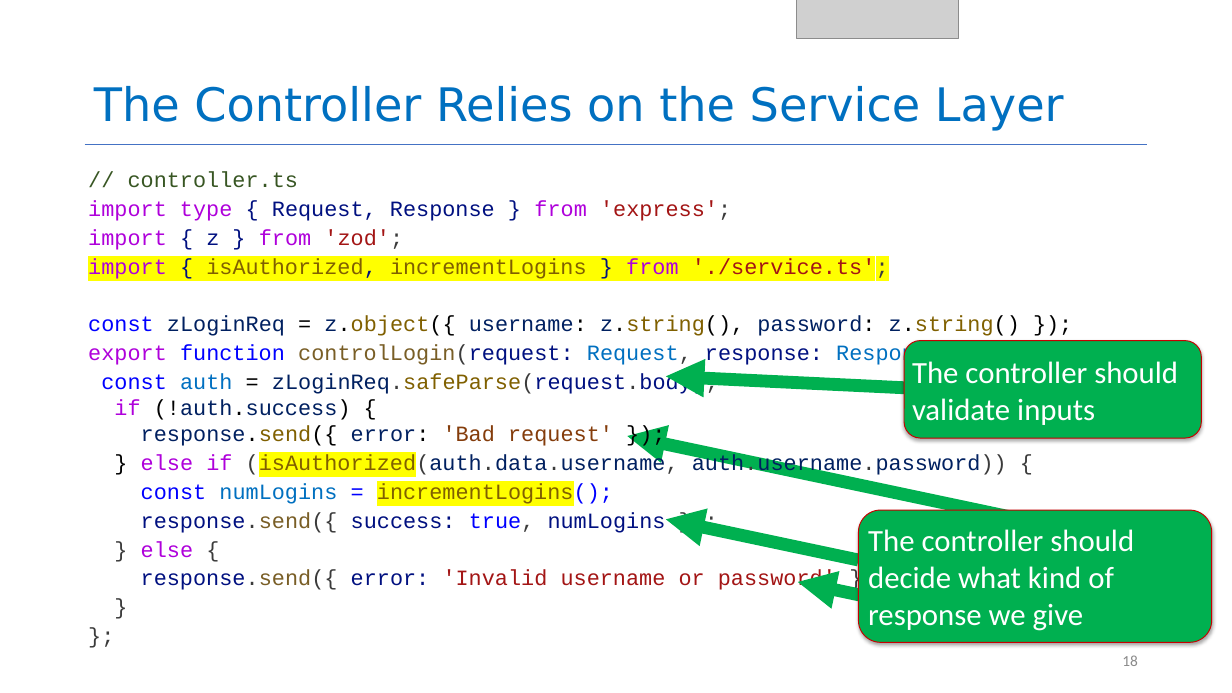
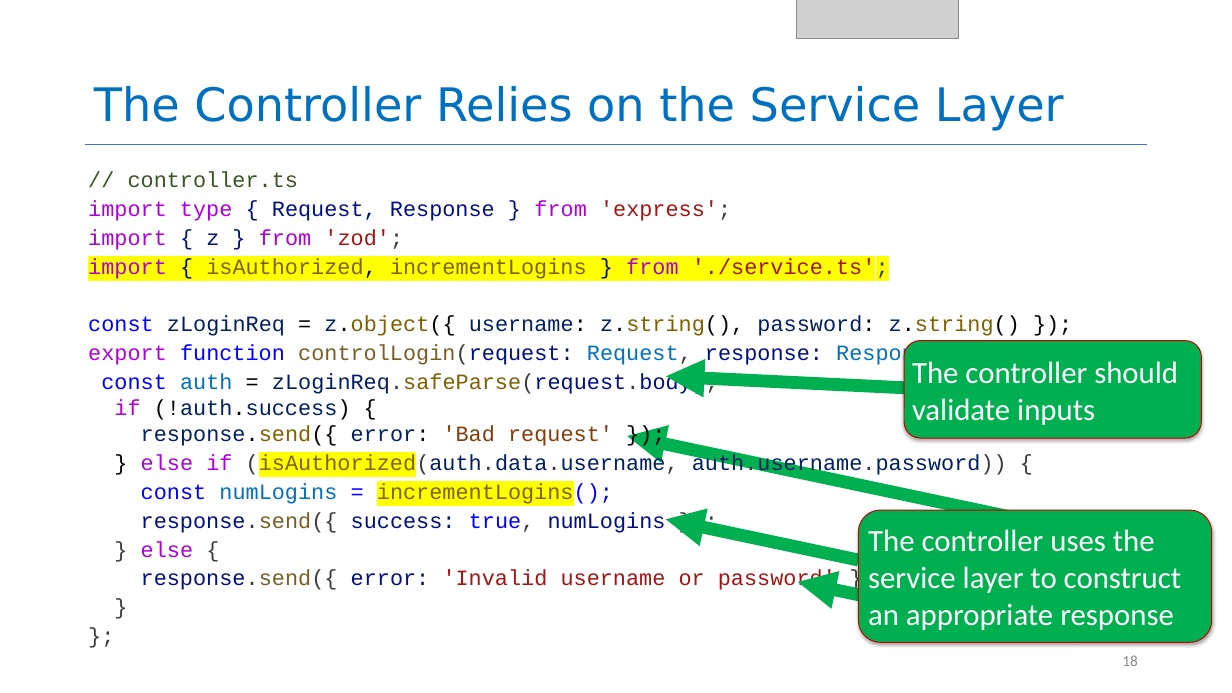
Before and after one commit to neu-se/CS4530-Spring-2026, a slide deck: slide 18 of Slides/Module 04 Web Applications.pptx. Drawn at 1232x693 pixels with LibreOffice and Linux fonts; fonts in the diff are those of the drawing; grey boxes stand for pictures. Boxes give left, top, right and bottom in pixels: in the first picture for what was removed or moved away, otherwise in the second. Text is boxed around its words. In the diff, an @@ line names an element or a change of style, - is before the commit and + after.

```diff
--- a/Slides/Module 04 Web Applications.pptx
+++ b/Slides/Module 04 Web Applications.pptx
@@ text in rounded rectangle at [868,529,1181,630]: text changed @@
-The controller should decide what kind of response we give
+The controller uses the service layer to construct an appropriate response
```
Also in this commit, not shown: 6 other slides changed, 1 other file.
